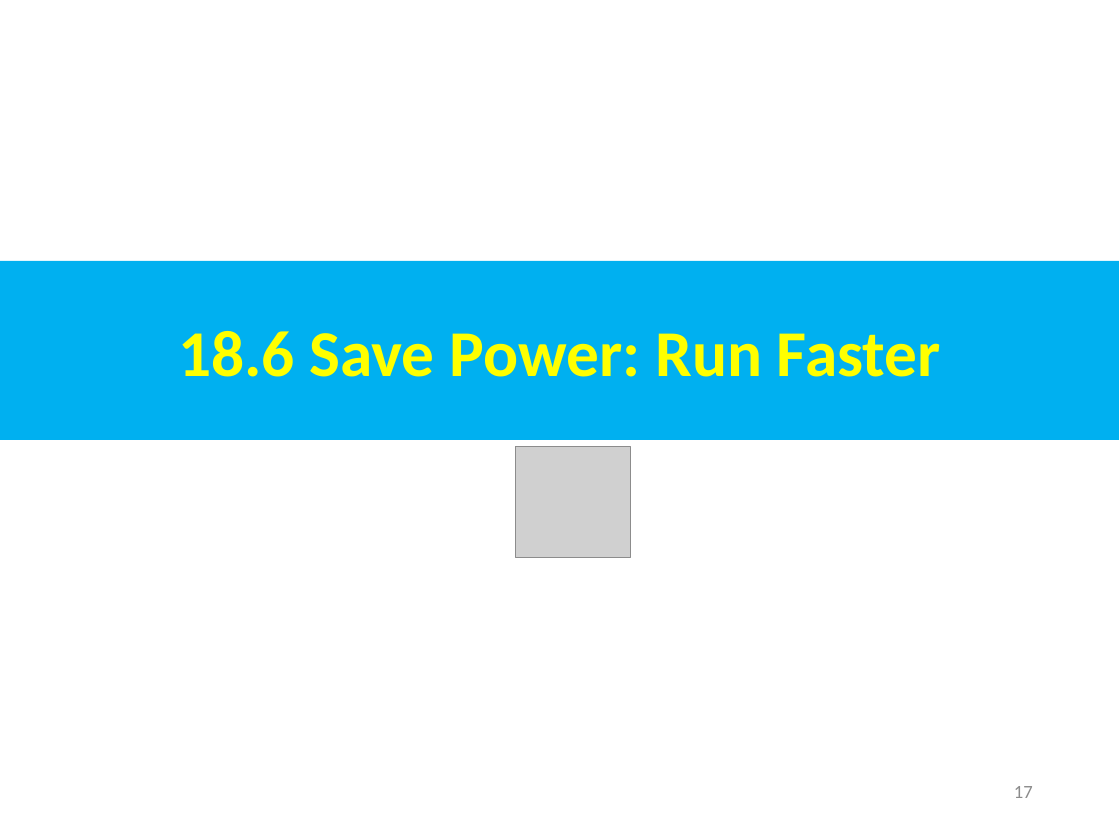
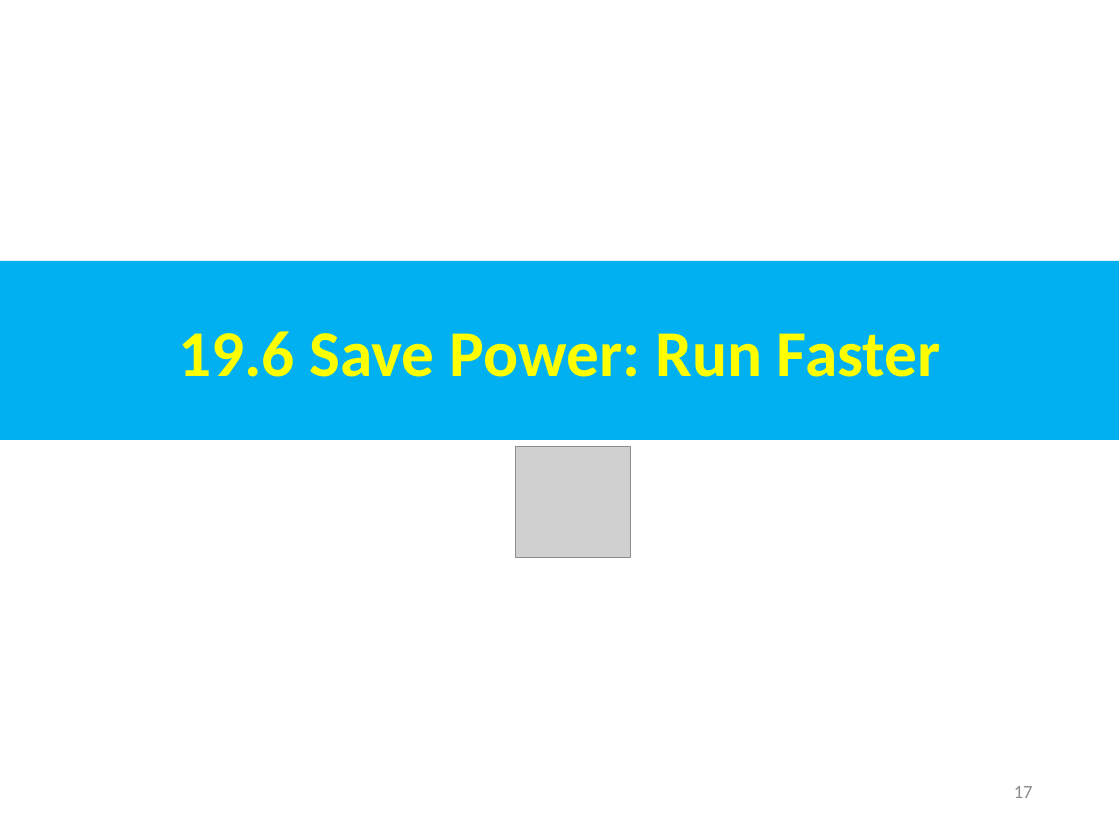
Before and after one commit to peterhchen/AIU_CS800_Chisel, a slide deck: slide 17 of 500_UCSC_HWD/019_DSE/000_Video/019.DSE.ppt. Drawn at 1120x840 pixels with LibreOffice and Linux fonts; fonts in the diff are those of the drawing; grey boxes stand for pictures. Boxes give left, top, right and bottom in pixels: in the first picture for what was removed or moved away, otherwise in the second. Text is boxed around its words. In the diff, an @@ line names an element or a change of style, - is before the commit and + after.

```diff
--- a/500_UCSC_HWD/019_DSE/000_Video/019.DSE.ppt
+++ b/500_UCSC_HWD/019_DSE/000_Video/019.DSE.ppt
@@ text in rectangle at (178,331,941,377): text changed @@
-18.6 Save Power: Run Faster
+19.6 Save Power: Run Faster
```
Also in this commit, not shown: 32 other slides changed.
